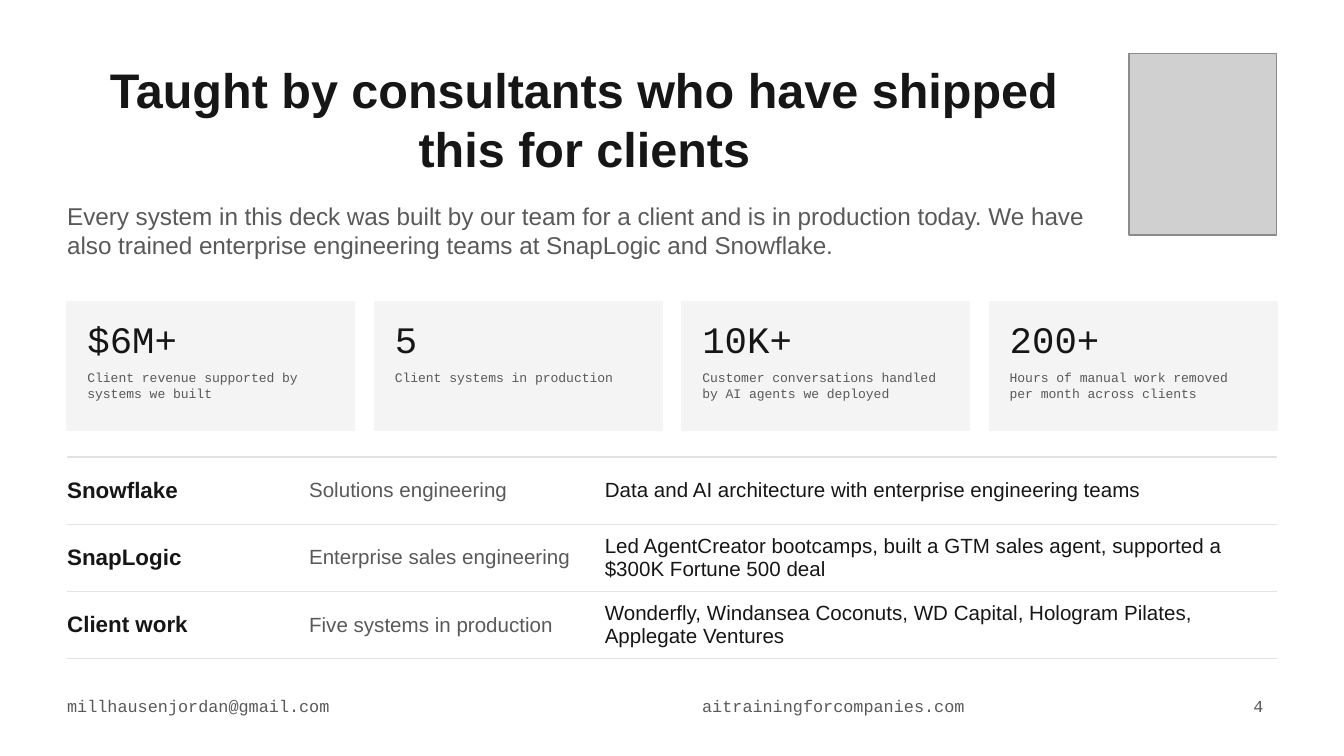
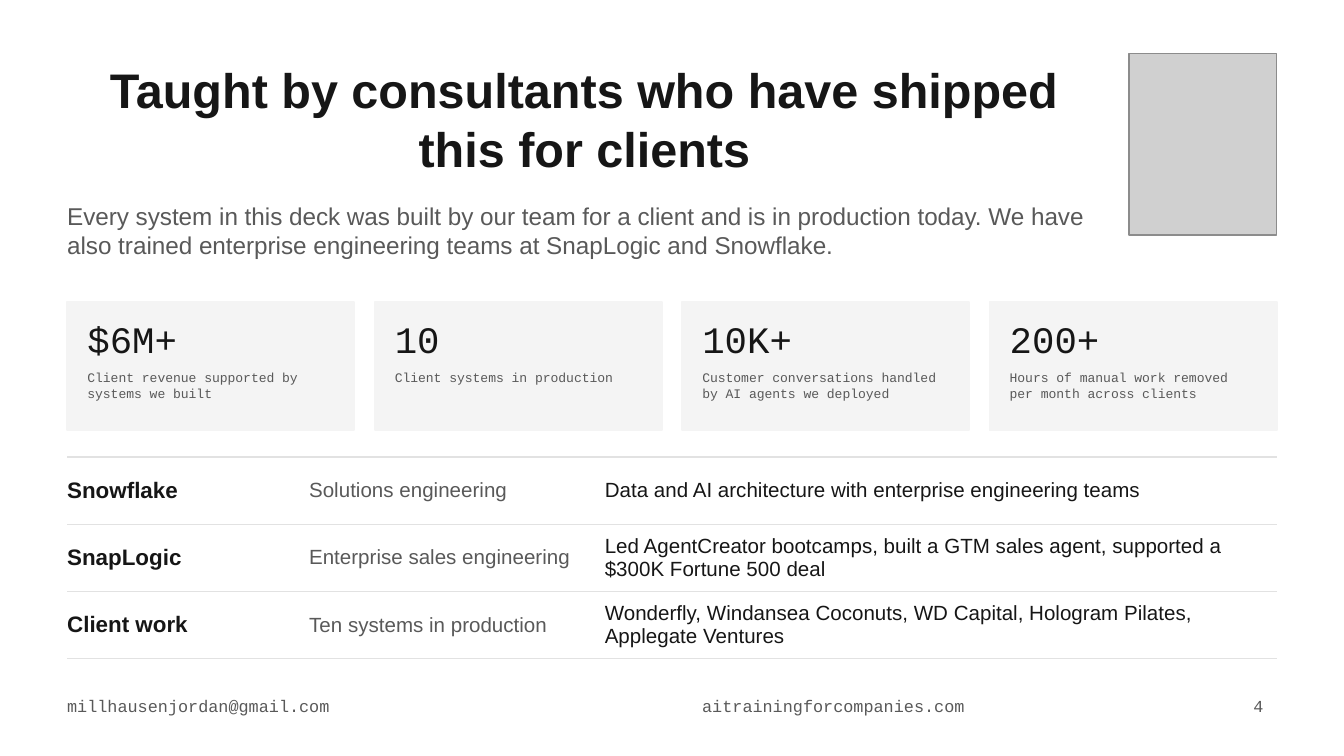
Before and after one commit to wonderfly123/ai-training-for-companies, a slide deck: slide 4 of docs/deck/AI-Training-For-Companies.pptx. Drawn at 1344x756 pixels with LibreOffice and Linux fonts; fonts in the diff are those of the drawing; grey boxes stand for pictures. Boxes give left, top, right and bottom in pixels: in the first picture for what was removed or moved away, otherwise in the second. Text is boxed around its words. In the diff, an @@ line names an element or a change of style, - is before the commit and + after.

```diff
--- a/docs/deck/AI-Training-For-Companies.pptx
+++ b/docs/deck/AI-Training-For-Companies.pptx
@@ text at [395,328,440,354]: text changed @@
-5
+10
@@ table at [67,457,1277,652] @@
-row 3, column 2: Five systems in production
+row 3, column 2: Ten systems in production
```
Also in this commit, not shown: 6 other files.
